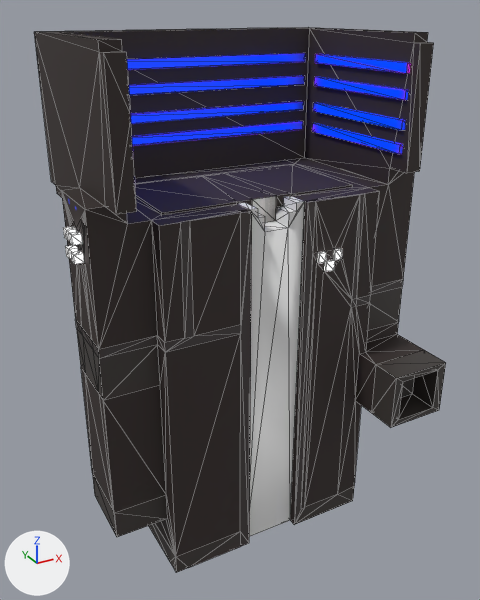
Before and after pictures for a commit that changed the glTF model public/resources/tops/cyber_jacket_blue.glb.
Before and after are seen from a camera (50 mm lens) standing at (-3.76, -5.85, 11.34) and looking at (-0.08, 0.83, 8.0). Arrows for +X, +Y and +Z are at lower left; the lights stay in place. Mesh edges are drawn as thin lines. Vertices at the same position are counted once.

In view in the first picture: 'cyber_jacket.002'.
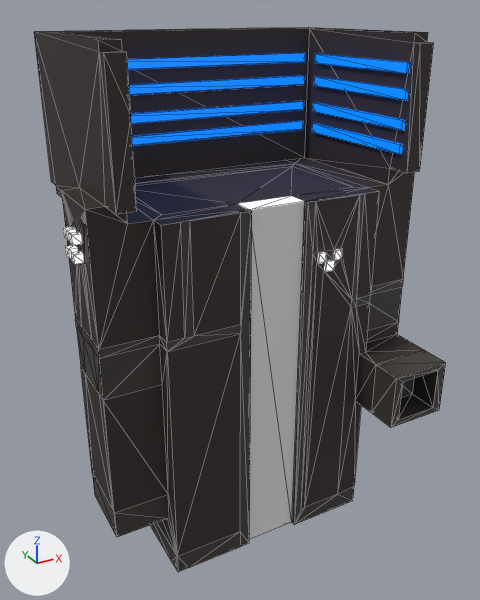
Location of each change, [x1, y1, x2, y2] in pixels of the pictures (480 x 600 px):
'cyber_jacket.002', reshaped
    before: [34, 27, 446, 573]
    after: [34, 27, 446, 572]
part 1 of me_cube_002, cut back
    before: [135, 165, 353, 537]
    after: [135, 166, 352, 539]
part 2 of me_cube_002, recoloured
    both: [127, 53, 410, 154]

The change, as a diff of the scene's bpy script:
```diff
--- a/public/resources/tops/cyber_jacket_blue.glb.py
+++ b/public/resources/tops/cyber_jacket_blue.glb.py
@@ mat_bluee @@
+mat_bluee = principled_material('blueE')
+mat_bluee.base_color = (0.0, 0.0861, 0.8)  # blue #0053e7
+mat_bluee.emission_color = (0.0, 0.195, 1.0)  # blue #007aff
+mat_bluee.emission_strength = 1.0
@@ me_cube_002 @@
 # used by ob_cyber_jacket_002; location = (0.0, 0.71, 9.86); rotation_euler = (0.0, 0.0, 3.142), in degrees (0, 0, 180); scale = (-1.51, -0.0714, -0.0557)
-me_cube_002.from_pydata(...)  # 505 vertices, 959 faces; spans x -1.5..1.4, y -19.7..22.4, z -22.3..89.1
+me_cube_002.from_pydata(...)  # 471 vertices, 891 faces; spans x -1.5..1.4, y -19.7..22.4, z -22.3..89.1
+# me_cube_002 part 1
+# 36 vertices are removed from x -0.8..0.8, y -9.2..12.6, z 7.9..89.1
+# 89 faces are deleted
+# 2 vertices are added at (0.2, -9.1, 89.1), (-0.3, -9.1, 89.1)
+# 21 new faces join them, mat_material_template_001
+# me_cube_002 part 2: 180 faces spanning x -1.2..1.1, y -9.8..20.1, z -16.8..1.1 switch from mat_material_template_001 to mat_bluee (blue #0053e7)
```
